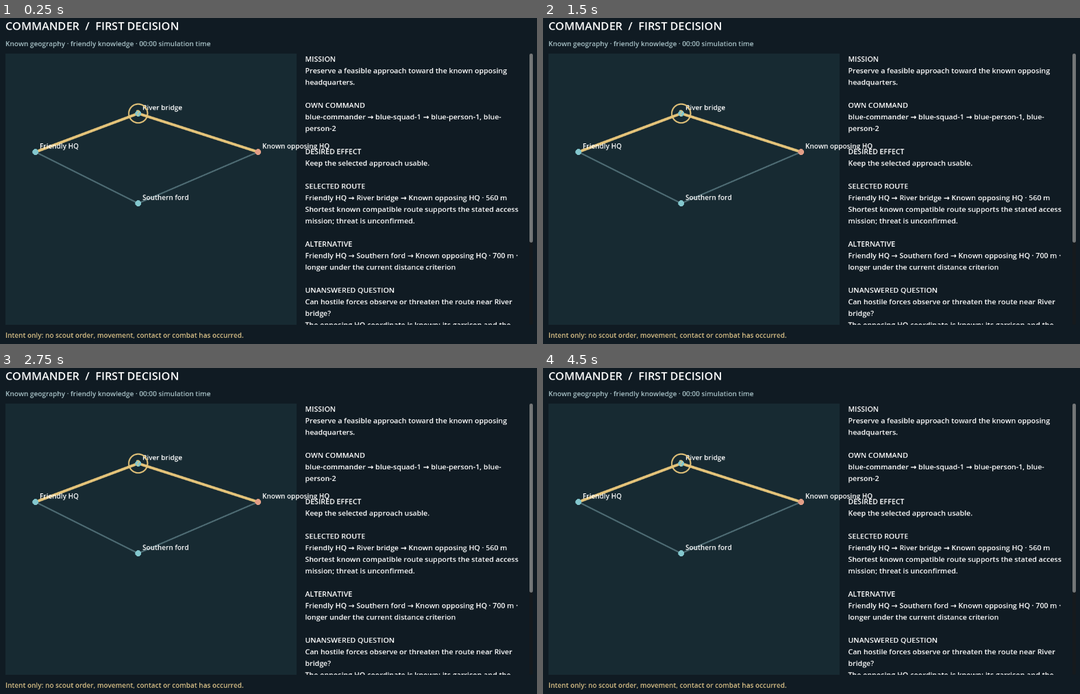
Above: before the commit, frames 1-4 (two rows, left to right).
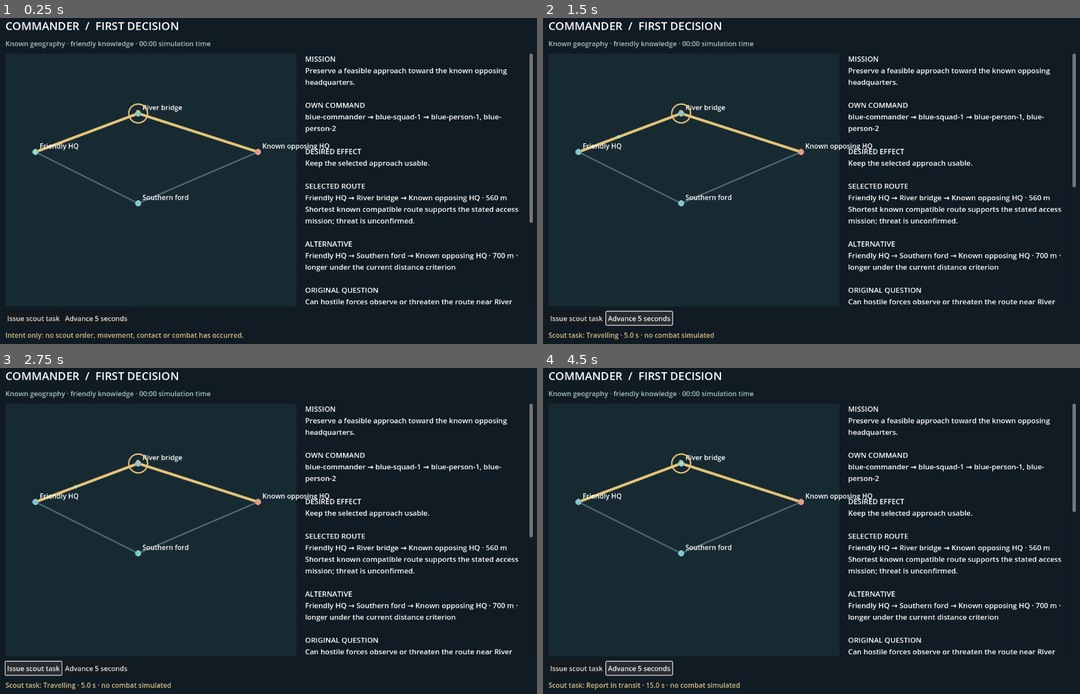
Above: after the commit, the same moments.

Repository: TheInfinityIQ/Trencho_V4
Game: Godot game, scene res://game/main.tscn
Two runs of this game, one before a commit and one after it. Both use one fixed random seed, a clock stepped at 60 frames per second and the inputs below.
Inputs (mouse positions are in pixels of both pictures, inside the frame that each line leads up to):
- Up to frame 1 (0.25 s): no input
- Up to frame 2 (1.5 s): click (575, 317) at 0.5 s, where only the run after the commit has a clickable "Issue scout task"; click (639, 317) at 1.25 s, where only the run after the commit has a clickable "Advance 5 seconds"
- Up to frame 3 (2.75 s): click (32, 667) at 2 s, where only the run after the commit has a clickable "Issue scout task"
- Up to frame 4 (4.5 s): click (639, 667) at 2.75 s, where only the run after the commit has a clickable "Advance 5 seconds"; click (575, 667) at 3.5 s, where only the run after the commit has a clickable "Issue scout task"; click (639, 667) at 4.25 s, where only the run after the commit has a clickable "Advance 5 seconds"

The runs differ from the first frame. In frame 1, 0.6% of the frame differs, in the area x 1-100%, y 40-95%; in frame 2, 1.2%; in frame 3, 1.2%; in frame 4, 1.3%, in the area x 1-100%, y 28-99%.

Commit message:
Add physical scout and delayed report prototype

Diff:
--- a/prototypes/hierarchical_ai/game/commander.gd
+++ b/prototypes/hierarchical_ai/game/commander.gd
@@ -33,6 +33,14 @@
 	}
 	return {"ok":true,"effect":"Keep the selected approach usable.","route":chosen,"alternatives":routes.slice(1),"question":question,"question_at":point_id,"journal":[event]}
 
+static func reassess(_input: Dictionary, previous: Dictionary, delivered: Dictionary) -> Dictionary:
+	# The only new information is the delivered local observation, not world truth.
+	var result: Dictionary = previous.duplicate(true)
+	var detected: Array = delivered.get("detected_classes",[])
+	result["received_observation"] = delivered.duplicate(true)
+	result["reassessment"] = "Retain the route provisionally: nothing was detected within the reported area at the observation time; other areas and later movement remain unknown." if detected.is_empty() else "Retain the route as an uncommitted candidate: a local report identified %s; the commander needs further assessment." % ", ".join(detected)
+	return result
+
 static func _visit(current: String, finish: String, edges: Array, movement: String, path: Array, used: Array, length: float, routes: Array[Dictionary]) -> void:
 	if current == finish:
 		routes.append({"nodes":path.duplicate(),"edges":used.duplicate(),"metres":length})
--- a/prototypes/hierarchical_ai/game/example_map.gd
+++ b/prototypes/hierarchical_ai/game/example_map.gd
@@ -1,5 +1,9 @@
 extends RefCounted
 ## One explicit known-map example. Enemy presence and strength are not provided.
+
+static func physical_fixture() -> Dictionary:
+	# Actual experiment state stays separate from the commander's known snapshot.
+	return {"hostiles":[]}
 
 static func snapshot() -> Dictionary:
 	return {
--- a/prototypes/hierarchical_ai/game/inspector.gd
+++ b/prototypes/hierarchical_ai/game/inspector.gd
@@ -2,13 +2,20 @@
 ## Shows one decision from detached known facts; no live simulation or truth feed.
 const Example = preload("res://game/example_map.gd")
 const Commander = preload("res://game/commander.gd")
+const ScoutWorld = preload("res://game/scout_world.gd")
+const ScoutOperation = preload("res://game/scout_operation.gd")
 var snapshot: Dictionary
 var decision: Dictionary
 var _map: MapView
+var _world: RefCounted
+var _scout: RefCounted
+var _detail: Label
+var _footer: Label
 
 class MapView extends Control:
 	var data: Dictionary = {}
 	var result: Dictionary = {}
+	var people: Dictionary = {}
 	func _draw() -> void:
 		draw_rect(Rect2(Vector2.ZERO,size),Color("172a32"))
 		var nodes: Dictionary = data.get("nodes",{})
@@ -26,10 +33,15 @@
 		if nodes.has(question_id):
 			draw_arc(nodes[question_id].position,22.0,0,TAU,32,Color("e5c47a"),2.0,true)
 			draw_string(ThemeDB.fallback_font,nodes[question_id].position+Vector2(-5,6),"?",HORIZONTAL_ALIGNMENT_LEFT,-1,20,Color("e5c47a"))
+		for id: String in people:
+			var person: Dictionary = people[id]
+			draw_circle(person.position,4.0,Color("a8e7ab"))
 
 func _ready() -> void:
 	snapshot = Example.snapshot()
 	decision = Commander.decide(snapshot.duplicate(true))
+	_world = ScoutWorld.new(snapshot,Example.physical_fixture())
+	_scout = ScoutOperation.new(snapshot,decision,_world)
 	_build_view()
 
 func _build_view() -> void:
@@ -61,22 +73,48 @@
 	_map.size_flags_vertical = Control.SIZE_EXPAND_FILL
 	_map.data = snapshot
 	_map.result = decision
+	_map.people = _world.people
 	row.add_child(_map)
 	var scroll := ScrollContainer.new()
 	scroll.size_flags_horizontal = Control.SIZE_EXPAND_FILL
 	scroll.size_flags_vertical = Control.SIZE_EXPAND_FILL
 	row.add_child(scroll)
-	var detail := Label.new()
-	detail.custom_minimum_size.x = 450
-	detail.size_flags_horizontal = Control.SIZE_EXPAND_FILL
-	detail.autowrap_mode = TextServer.AUTOWRAP_WORD_SMART
-	detail.add_theme_font_size_override("font_size",17)
-	detail.text = _explanation()
-	scroll.add_child(detail)
-	var footer := Label.new()
-	footer.text = "Intent only: no scout order, movement, contact or combat has occurred."
-	footer.modulate = Color("d6be86")
-	column.add_child(footer)
+	_detail = Label.new()
+	_detail.custom_minimum_size.x = 450
+	_detail.size_flags_horizontal = Control.SIZE_EXPAND_FILL
+	_detail.autowrap_mode = TextServer.AUTOWRAP_WORD_SMART
+	_detail.add_theme_font_size_override("font_size",17)
+	_detail.text = _explanation()
+	scroll.add_child(_detail)
+	var controls := HBoxContainer.new()
+	column.add_child(controls)
+	var issue := Button.new()
+	issue.text = "Issue scout task"
+	issue.pressed.connect(_issue_scout)
+	controls.add_child(issue)
+	var advance := Button.new()
+	advance.text = "Advance 5 seconds"
+	advance.pressed.connect(_advance_scout)
+	controls.add_child(advance)
+	_footer = Label.new()
+	_footer.text = "Intent only: no scout order, movement, contact or combat has occurred."
+	_footer.modulate = Color("d6be86")
+	column.add_child(_footer)
+
+func _issue_scout() -> void:
+	_scout.issue()
+	_refresh_scout()
+
+func _advance_scout() -> void:
+	_scout.advance(5.0)
+	_refresh_scout()
+
+func _refresh_scout() -> void:
+	decision = _scout.decision
+	_map.result = decision
+	_map.queue_redraw()
+	_detail.text = _explanation()
+	_footer.text = "Scout task: %s · %.1f s · no combat simulated" % [_scout.phase,_scout.now]
 
 func _explanation() -> String:
 	if not decision.get("ok",false): return "No decision: "+str(decision.get("reason","Unknown"))
@@ -84,7 +122,19 @@
 	var element: Dictionary = snapshot.elements[0]
 	var lines: Array[String] = ["MISSION",str(snapshot.mission),"", "OWN COMMAND",str(snapshot.commander)+" → "+str(element.id)+" → "+", ".join(element.individuals),"", "DESIRED EFFECT",str(decision.effect),"", "SELECTED ROUTE",_route_label(decision.route),str(event.reason),"", "ALTERNATIVE"]
 	for route: Dictionary in decision.alternatives: lines.append(_route_label(route)+" · longer under the current distance criterion")
-	lines.append_array(["", "UNANSWERED QUESTION",str(decision.question),"The opposing HQ coordinate is known; its garrison and the crossing's enemy presence are unknown.","", "DECISION RECORD", "#%d · …(293 unchanged characters)…
+	lines.append_array(["", "ORIGINAL QUESTION",str(decision.question),"The opposing HQ coordinate is known; its garrison is unknown.","", "DECISION RECORD", "#%d · …(293 unchanged characters)…
+	if not _scout.task.is_empty():
+		lines.append_array(["", "SCOUT TASK",str(_scout.task.element)+" · "+str(_scout.phase),"Actual people: "+", ".join(_scout.task.individuals),"Position: "+str(_world.people[_scout.task.individuals[0]].position)])
+	if not _scout.observation.is_empty():
+		var observed: Dictionary = _scout.observation
+		lines.append_array(["", "LOCAL OBSERVATION", "At %.1f s, %s observed within %.0f m at %s." % [observed.observed_at,observed.observer,observed.radius_m,str(observed.position)],str(observed.scope),"Detected classes: "+("none in this area" if observed.detected_classes.is_empty() else ", ".join(observed.detected_classes))])
+	if not _scout.delivered.is_empty():
+		lines.append_array(["", "COMMAND RECEIPT", "Received at %.1f s; observed at %.1f s." % [_scout.delivered.received_at,_scout.delivered.observed_at],str(decision.reassessment)])
+	elif not _scout.observation.is_empty(): lines.append("Commander has not received the local observation.")
+	if _scout.events.size() > 1:
+		lines.append_array(["", "EVENT HISTORY"])
+		for history: Dictionary in _scout.events.slice(1):
+			lines.append("#%d · %.1f s · %s · causes %s" % [history.sequence,history.time_seconds,history.kind,str(history.causes)])
 	return "\n".join(lines)
 
 func _route_label(route: Dictionary) -> String:
--- /dev/null
+++ b/prototypes/hierarchical_ai/game/scout_operation.gd
@@ -0,0 +1,74 @@
+extends RefCounted
+## One actual squad task, one local observation and delayed report on one clock.
+const Commander = preload("res://game/commander.gd")
+const SPEED_MPS := 20.0
+const SENSOR_RADIUS_M := 40.0
+const REPORT_DELAY_SECONDS := 3.0
+var now := 0.0
+var phase := "Not issued"
+var task: Dictionary = {}
+var observation: Dictionary = {}
+var delivered: Dictionary = {}
+var decision: Dictionary = {}
+var events: Array[Dictionary] = []
+var _known: Dictionary = {}
+var _world: RefCounted
+var _destination := Vector2.ZERO
+var _report_due := INF
+var _task_event := 0
+var _observation_event := 0
+var _receipt_event := 0
+
+func _init(known: Dictionary, initial: Dictionary, world: RefCounted) -> void:
+	_known = known.duplicate(true)
+	decision = initial.duplicate(true)
+	_world = world
+	now = float(known.time_seconds)
+	events.assign(initial.journal.duplicate(true))
+
+func issue() -> bool:
+	if phase != "Not issued" or not decision.get("ok",false): return false
+	var element: Dictionary = _known.elements[0]
+	var at: String = str(decision.question_at)
+	if element.individuals.is_empty() or not _known.nodes.has(at): return false
+	_destination = _known.nodes[at].position
+	task = {"id":"task-1","question":decision.question,"element":element.id,"individuals":element.individuals.duplicate(),"destination":at,"issued_at":now}
+	phase = "Travelling"
+	_record("task_issued",{"task":task.duplicate(true),"position":_world.people[element.individuals[0]].position,"causes":[1]})
+	_task_event = events.size()
+	return true
+
+func advance(seconds: float) -> void:
+	if seconds <= 0.0 or phase in ["Not issued","Complete"]: return
+	var remaining := seconds
+	if phase == "Travelling":
+		var first: Vector2 = _world.people[task.individuals[0]].position
+		var travel: float = first.distance_to(_destination)/SPEED_MPS
+		var elapsed := minf(remaining,travel)
+		_world.move_toward(task.individuals,_destination,elapsed*SPEED_MPS)
+		now += elapsed
+		remaining -= elapsed
+		if elapsed > 0.0:
+			_record("people_moved",{"actor":task.element,"task_id":task.id,"individuals":task.individuals.duplicate(),"from":first,"to":_world.people[task.individuals[0]].position,"causes":[_task_event]})
+		if elapsed+0.000001 >= travel:
+			observation = _world.observe(task.individuals,SENSOR_RADIUS_M,now)
+			_record("local_observation",{"actor":observation.observer,"task_id":task.id,"observation":observation.duplicate(true),"causes":[_task_event,events.size()]})
+			_observation_event = events.size()
+			_report_due = now+REPORT_DELAY_SECONDS
+			phase = "Report in transit"
+	if phase == "Report in transit" and remaining > 0.0:
+		var elapsed := minf(remaining,_report_due-now)
+		now += elapsed
+		if now+0.000001 >= _report_due:
+			delivered = observation.duplicate(true)
+			delivered["received_at"] = now
+			_record("report_received",{"task_id":task.id,"report":delivered.duplicate(true),"causes":[_observation_event]})
+			_receipt_event = events.size()
+			decision = Commander.reassess(_known,decision,delivered)
+			_record("operation_reassessed",{"reason":decision.reassessment,"route":decision.route.duplicate(true),"causes":[1,_task_event,_observation_event,_receipt_event]})
+			phase = "Complete"
+
+func _record(kind: String, facts: Dictionary) -> void:
+	var event := {"sequence":events.size()+1,"kind":kind,"time_seconds":now,"side":str(_known.side),"actor":str(_known.commander)}
+	event.merge(facts,true)
+	events.append(event)
--- /dev/null
+++ b/prototypes/hierarchical_ai/game/scout_world.gd
@@ -0,0 +1,25 @@
+extends RefCounted
+## Prototype physical world. The commander never receives this object.
+var people: Dictionary = {}
+var _hostiles: Array = []
+
+func _init(known: Dictionary, fixture: Dictionary) -> void:
+	var start: Vector2 = known.nodes[known.origin].position
+	for element: Dictionary in known.elements:
+		for id: String in element.individuals:
+			people[id] = {"id":id,"position":start}
+	_hostiles = fixture.get("hostiles",[]).duplicate(true)
+
+func move_toward(ids: Array, destination: Vector2, distance: float) -> void:
+	for id: String in ids:
+		if people.has(id): people[id].position = (people[id].position as Vector2).move_toward(destination,distance)
+
+func observe(ids: Array, radius: float, at: float) -> Dictionary:
+	if ids.is_empty() or not people.has(ids[0]): return {}
+	var observer := str(ids[0])
+	var position: Vector2 = people[observer].position
+	var classes: Array[String] = []
+	for hostile: Dictionary in _hostiles:
+		if position.distance_to(hostile.position) <= radius: classes.append(str(hostile.get("class","unknown")))
+	return {"observer":observer,"observed_at":at,"position":position,"radius_m":radius,"detected_classes":classes,
+		"scope":"Circular unobstructed prototype sensor; only this area and instant were checked."}
Not shown, added: prototypes/hierarchical_ai/game/scout_operation.gd.uid
Not shown, added: prototypes/hierarchical_ai/game/scout_world.gd.uid
